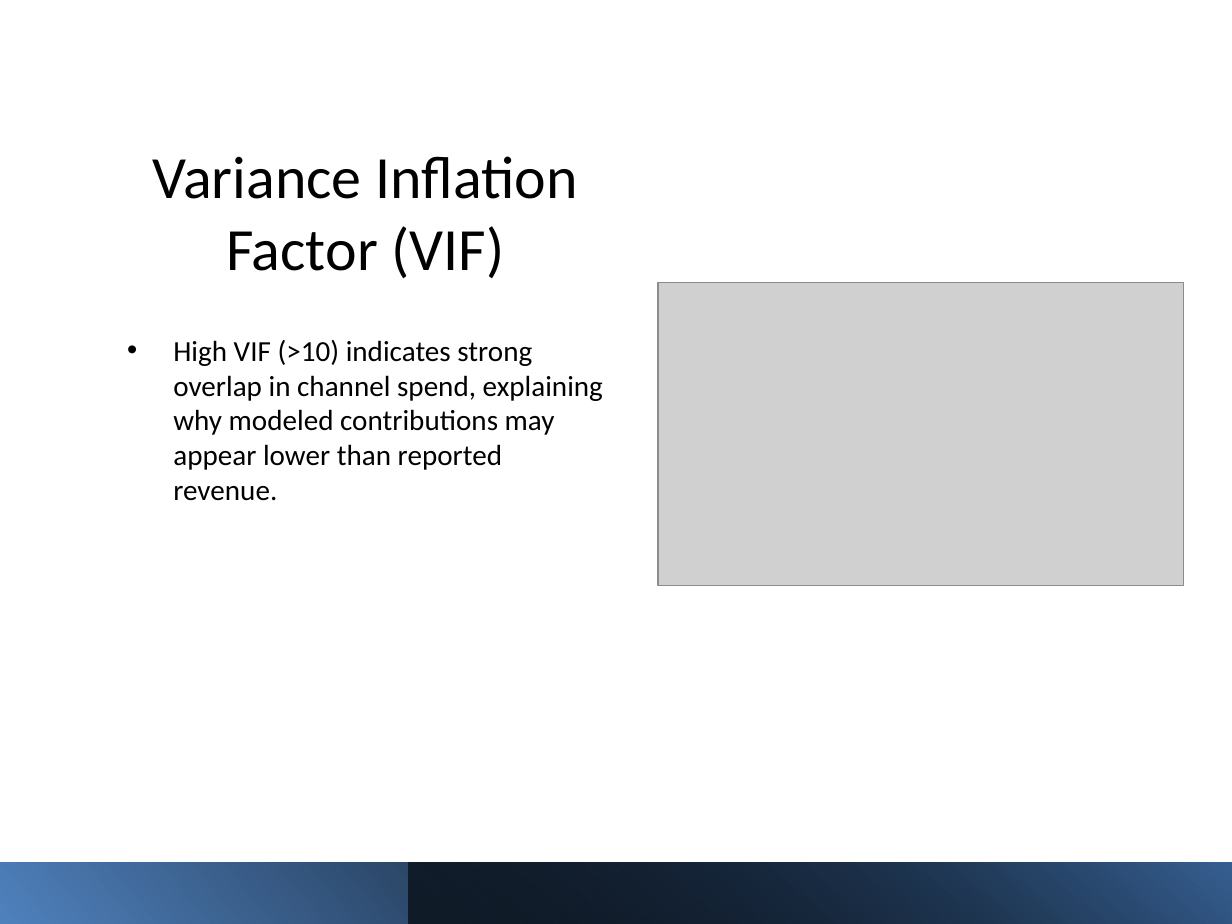
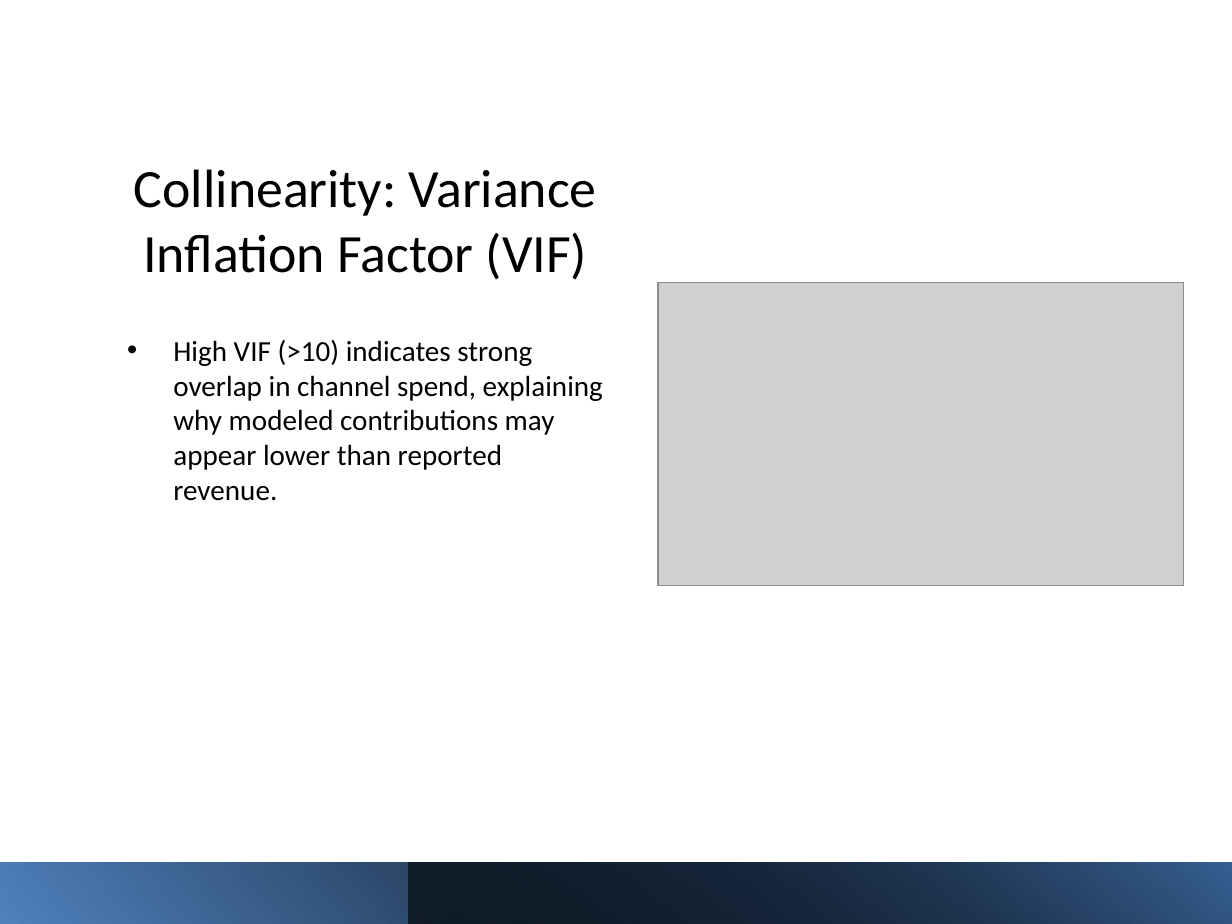
Before and after one commit to dannyxia7/Marketing_Mix_Model_Analysis, a slide deck: slide 9 of Marketing_ROI_Analysis.pptx. Drawn at 1232x924 pixels with LibreOffice and Linux fonts; fonts in the diff are those of the drawing; grey boxes stand for pictures. Boxes give left, top, right and bottom in pixels: in the first picture for what was removed or moved away, otherwise in the second. Text is boxed around its words. In the diff, an @@ line names an element or a change of style, - is before the commit and + after.

```diff
--- a/Marketing_ROI_Analysis.pptx
+++ b/Marketing_ROI_Analysis.pptx
@@ title at (134, 169, 597, 280): text changed; size 35 to 31.5 pt @@
-Variance Inflation Factor (VIF)
+Collinearity: Variance Inflation Factor (VIF)
```
Also in this commit, not shown: 1 slide added.
